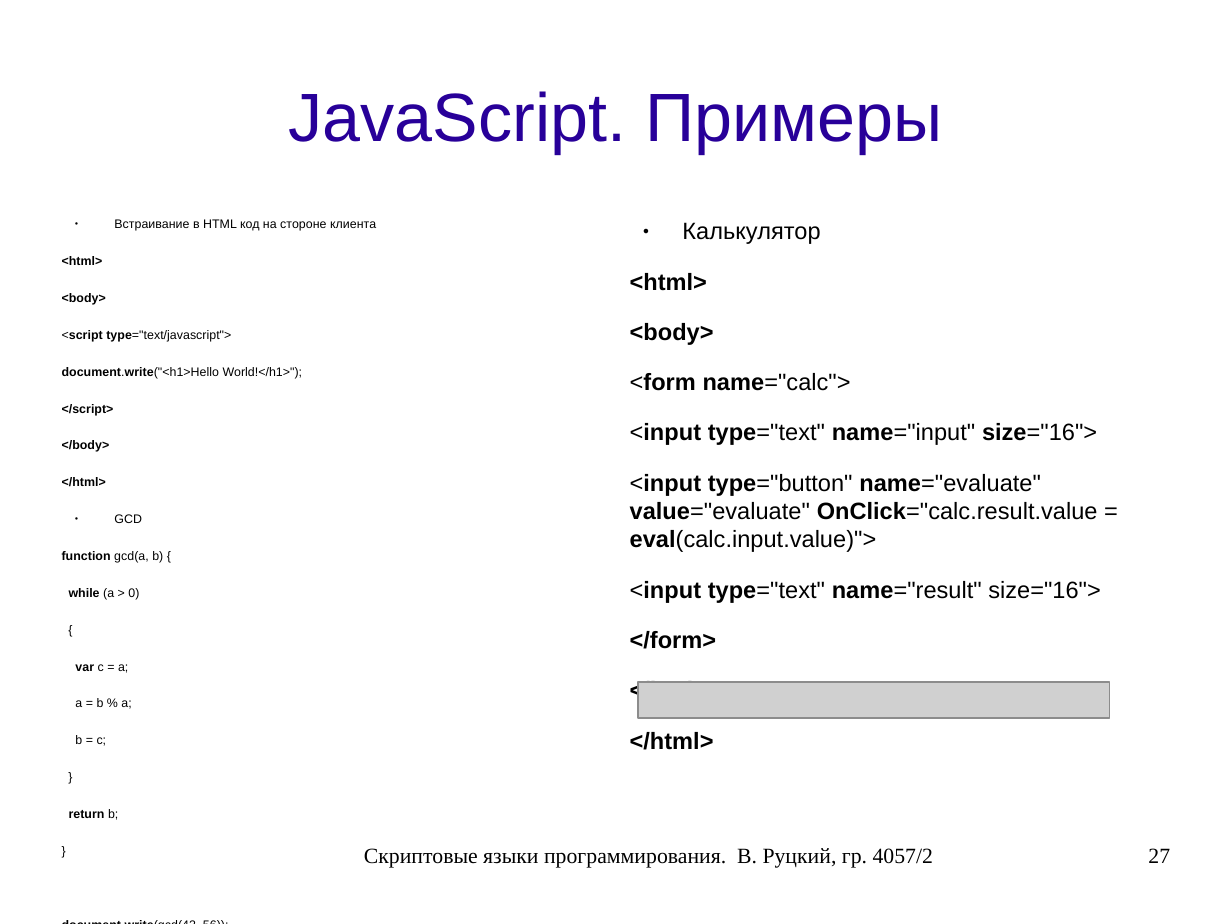
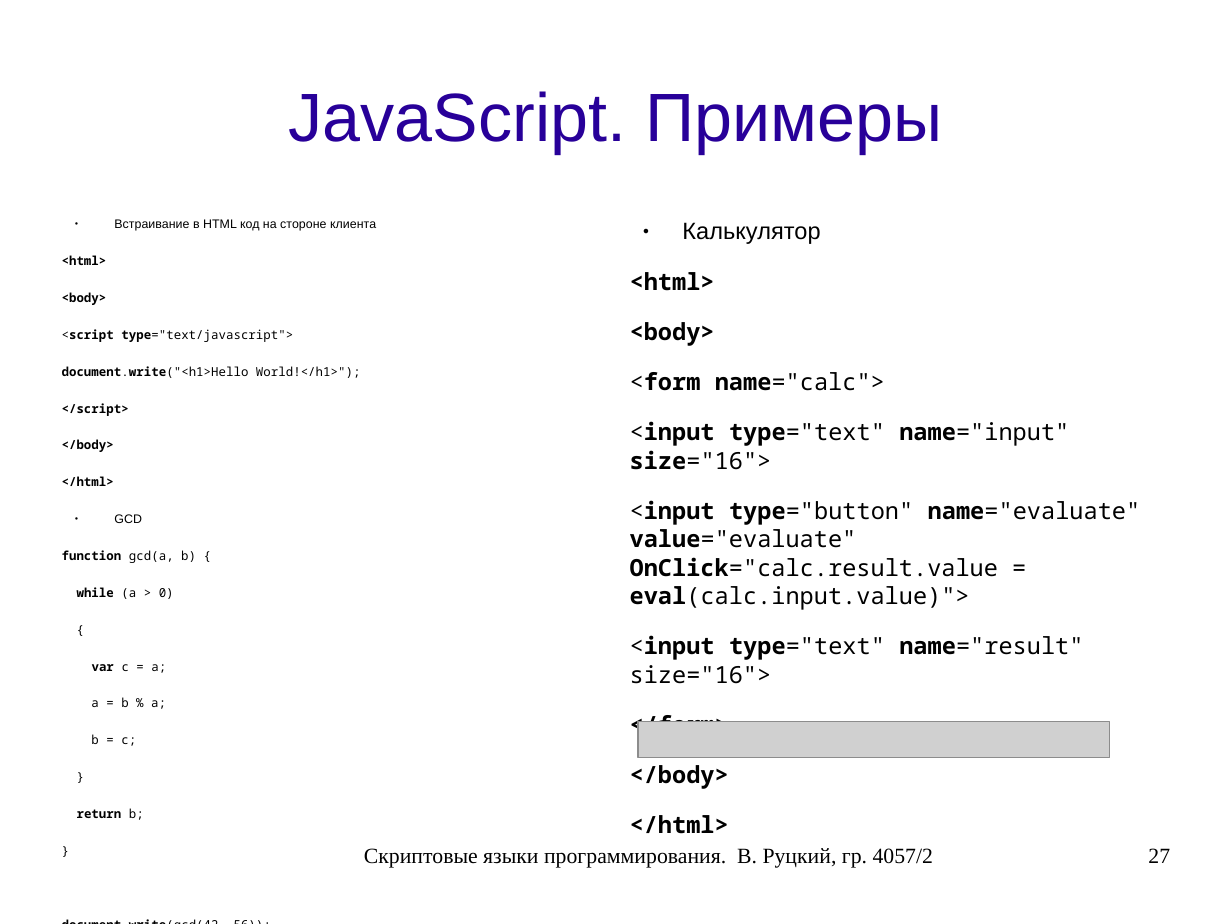
Before and after one commit to rutsky/semester07, a slide deck: slide 27 of Operation_systems/scripting_languages/40572_Rutsky_Scripting_languages.odp. Drawn at 1232x924 pixels with LibreOffice and Linux fonts; fonts in the diff are those of the drawing; grey boxes stand for pictures. Boxes give left, top, right and bottom in pixels: in the first picture for what was removed or moved away, otherwise in the second. Text is boxed around its words. In the diff, an @@ line names an element or a change of style, - is before the commit and + after.

```diff
--- a/Operation_systems/scripting_languages/40572_Rutsky_Scripting_languages.odp
+++ b/Operation_systems/scripting_languages/40572_Rutsky_Scripting_languages.odp
@@ text at <box>62,255,360,820</box>: font Arial to Noto Sans Mono in "<html>", "<body>", "<script type="text/javascript">", "document.write("<h1>Hello World!</h1>");" and 13 more places @@
@@ text at <box>630,272,1141,684</box>: font Arial to Noto Sans Mono @@
@@ picture: place and size @@
-picture at <box>638,682,1110,718</box>
+picture at <box>638,722,1110,758</box>
```
Also in this commit, not shown: 14 other slides changed.
